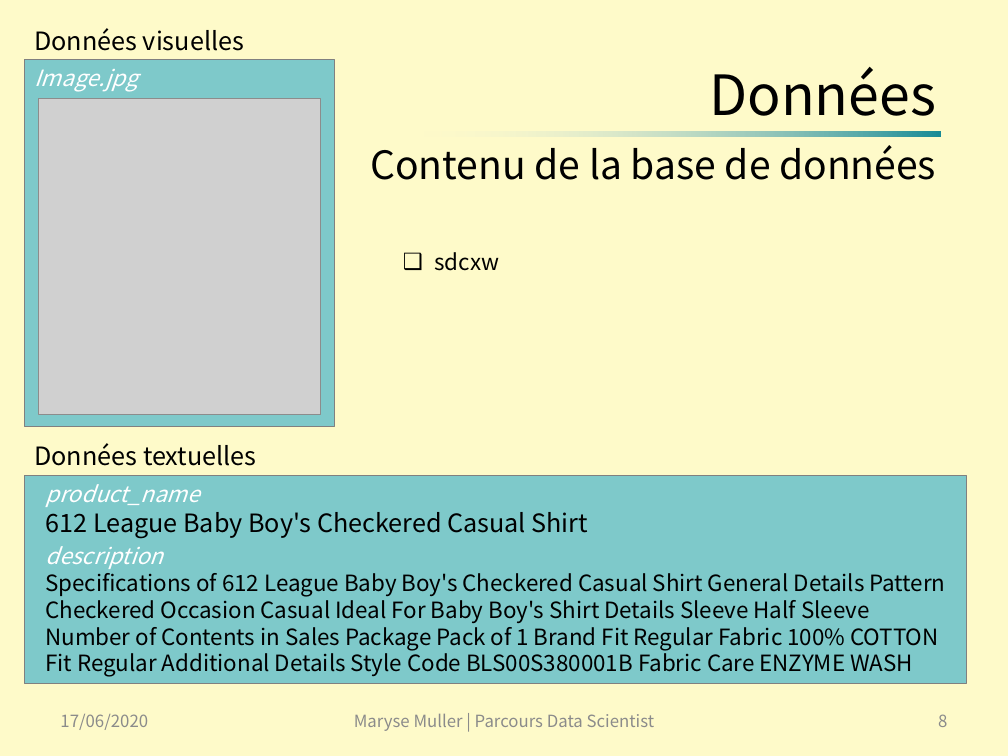
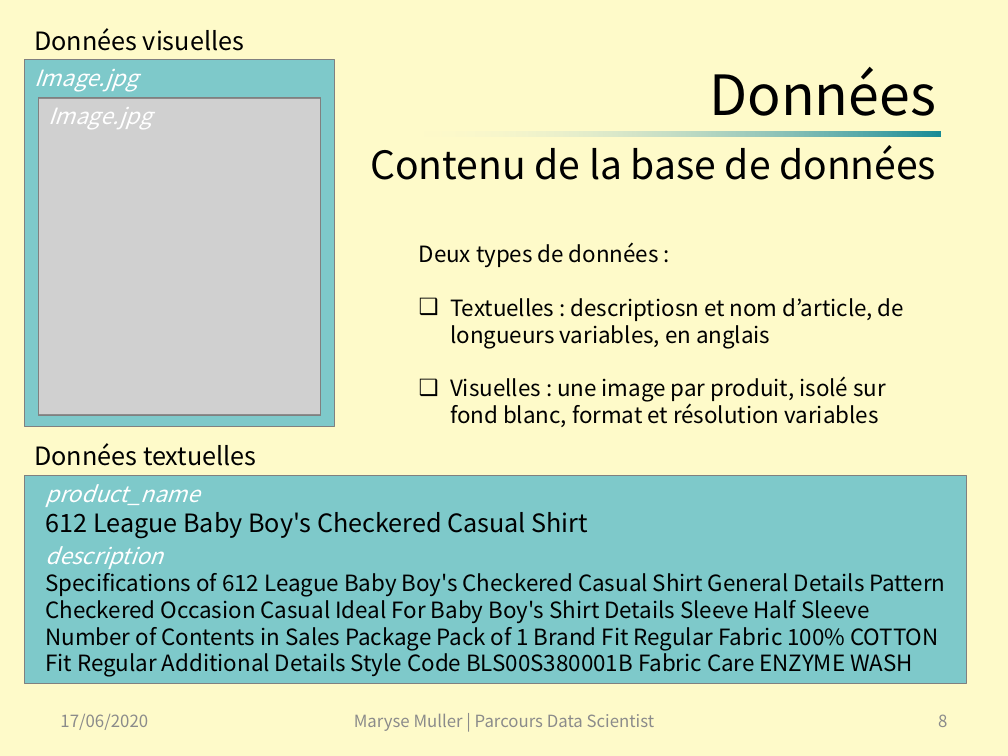
Before and after one commit to SmellyArmure/OC_DS_Project6, a slide deck: slide 8 of PRESENTATION/Projet6.pptx. Drawn at 1008x756 pixels with LibreOffice and Linux fonts; fonts in the diff are those of the drawing; grey boxes stand for pictures. Boxes give left, top, right and bottom in pixels: in the first picture for what was removed or moved away, otherwise in the second. Text is boxed around its words. In the diff, an @@ line names an element or a change of style, - is before the commit and + after.

```diff
--- a/PRESENTATION/Projet6.pptx
+++ b/PRESENTATION/Projet6.pptx
@@ rectangle added at bbox=[38, 97, 321, 414], outline #808080 0.5 pt, 16 pt, text #FFFFFF, italic @@
+Image.jpg
@@ text at bbox=[419, 242, 904, 427]: text changed @@
-❑ sdcxw
+Deux types de données :
+❑ Textuelles : descriptiosn et nom d’article, de longueurs variables, en anglais
+❑ Visuelles : une image par produit, isolé sur fond blanc, format et résolution variables
```
Also in this commit, not shown: 12 other slides changed, 10 slides added, 1 slide removed, 12 other files.
